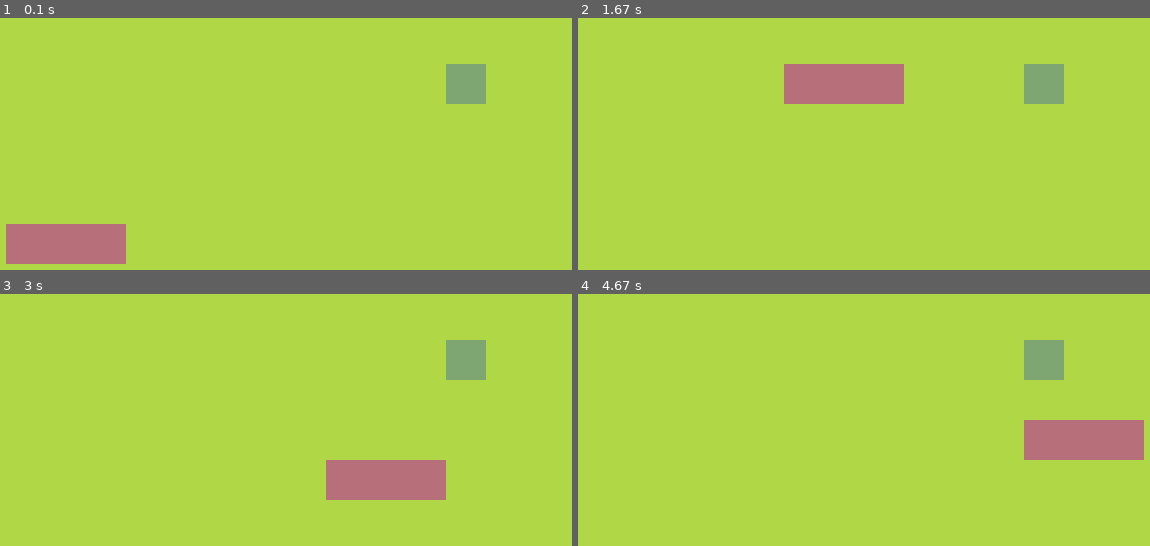
Above: before the commit, frames 1-4 (two rows, left to right).
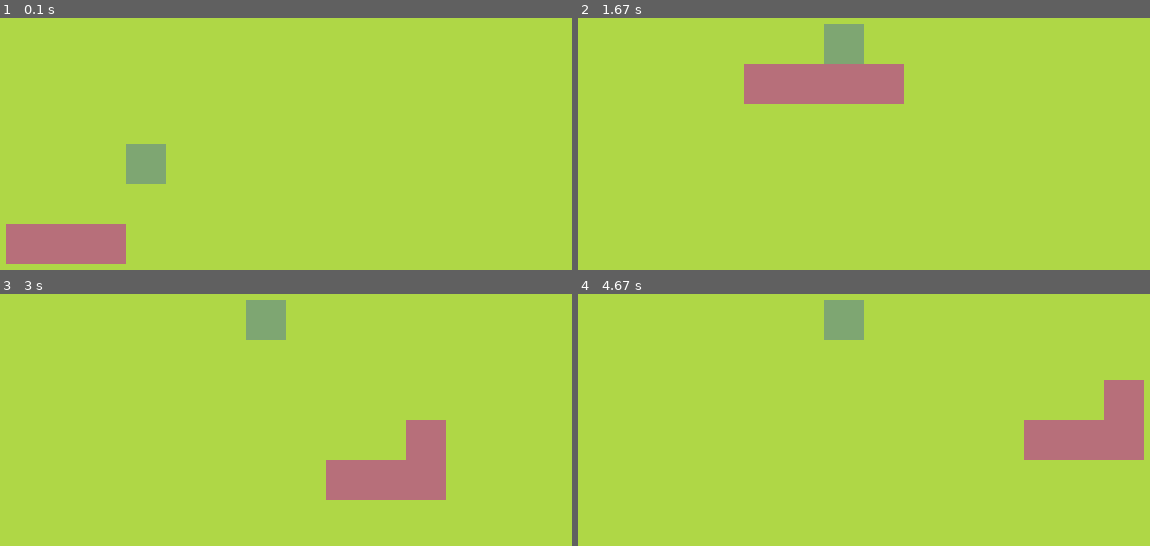
Above: after the commit, the same moments.

Repository: brachetti/pygame-snake
Game: pygame game, started from main.py
Same seed, same stepped clock (60 frames per second), same inputs: the game is played once before the commit and once after it.
Inputs:
- Up to frame 1 (0.1 s): no input
- Up to frame 2 (1.67 s): hold Right 0.33-0.8 s; hold Up 0.83-1.13 s; hold Right 1.17-1.63 s
- Up to frame 3 (3 s): hold Down 2.23-2.53 s; hold Left 2.57-2.97 s
- Up to frame 4 (4.67 s): hold Up 3-3.37 s; hold Right 3.4-4.03 s; hold Down 4.07-4.43 s; hold Left from 4.47 s (still down)

The runs differ from the first frame. In frame 1, 2.2% of the frame differs, in the area x 22-85%, y 18-66%; in frame 2, 3.3%, in the area x 29-85%, y 2-35%; in frame 3, 3.3%; in frame 4, 3.3%.

Commit message:
make the snake eat the fruit and grow

Diff:
--- a/main.py
+++ b/main.py
@@ -39,6 +39,7 @@
             Vector2(7, 10),
         ]
         self.direction = "up"
+        self.ate_fruit = False
 
     def blocks(self):
         return [
@@ -61,7 +62,12 @@
         if self.direction == "right":
             direction = Vector2(1, 0)
 
-        body = self.body[:-1]
+        if self.ate_fruit:
+            body = self.body[:]
+            self.ate_fruit = False
+        else:
+            body = self.body[:-1]
+
         body.insert(0, body[0] + direction)
         self.body = body[:]
 
@@ -77,20 +83,24 @@
 
     def fruit_collission(self, fruit):
         if self.body[0] == fruit.position:
-            print("worlds collide!")
+            fruit.reposition()
+            self.ate_fruit = True
 
 class Fruit:
     color = (126, 166, 114)
 
     def __init__(self) -> None:
+        self.reposition()
+
+    def draw(self):
+        block = Block(self.position, Fruit.color)
+        block.draw_block()
+
+    def reposition(self):
         self.position = Vector2(
             random.randint(0, CELL_NUMBER - 1),
             random.randint(0, CELL_NUMBER - 1)
         )
-        self.block = Block(self.position, Fruit.color)
-
-    def draw(self):
-        self.block.draw_block()
 
 class Main:
     def __init__(self) -> None:
